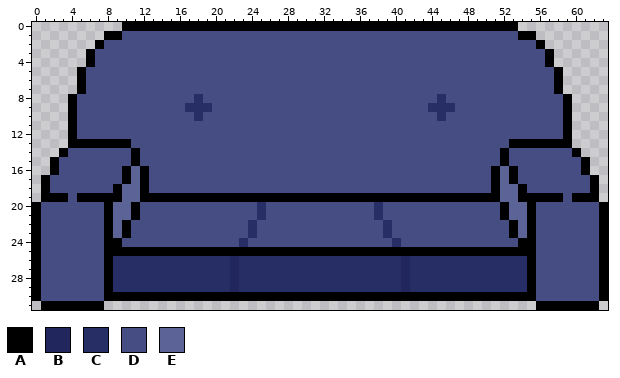
A pixel-art file gets an edit: WIP/Couch.aseprite. This is how it looked before the edit.
64x32 pixels, 1 frame.
Palette (. is transparent): A #000000  B #21275d  C #272e65  D #464d82  E #5c6396
And afterwards:
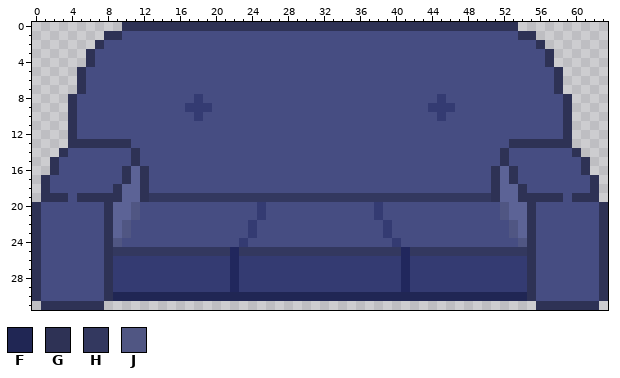
Colours new in this view: F #202654  G #2e3255  H #33385f  J #505683
The exact change:
colour C: #272e65 -> #343b72
Changed rows in their new state; - is a pixel that keeps its letter.
first column x 0:
 0 ----------GGGGGGGGGGGGGGGGGGGGGGGGGGGGGGGGGGGGGGGGGGGG----------
 1 --------GG--------------------------------------------GG--------
 2 -------G------------------------------------------------G-------
 3 ------G--------------------------------------------------G------
 4 ------G--------------------------------------------------G------
 5 -----G----------------------------------------------------G-----
 6 -----G----------------------------------------------------G-----
 7 -----G----------------------------------------------------G-----
 8 ----G------------------------------------------------------G----
 9 ----G------------------------------------------------------G----
10 ----G------------------------------------------------------G----
11 ----G------------------------------------------------------G----
12 ----G------------------------------------------------------G----
13 ----GGGGGGG------------------------------------------GGGGGGG----
14 ---G-------G----------------------------------------G-------G---
15 --G--------G----------------------------------------G--------G--
16 --G-------G-G--------------------------------------G-G-------G--
17 -G--------G-G--------------------------------------G-G--------G-
18 -G-------G--G--------------------------------------G--G-------G-
19 -GGG-GGGGG--GHHHHHHHHHHHHHHHHHHHHHHHHHHHHHHHHHHHHHHG--GGGGG-GGG-
20 G-------G--J----------------------------------------J--G-------G
21 G-------G--J----------------------------------------J--G-------G
22 G-------G-J------------------------------------------J-G-------G
23 G-------G-J------------------------------------------J-G-------G
24 G-------GJ--------------------------------------------JG-------G
25 G-------GHHHHHHHHHHHHHBHHHHHHHHHHHHHHHHHHBHHHHHHHHHHHHHG-------G
26 G-------G----------------------------------------------G-------G
27 G-------G----------------------------------------------G-------G
28 G-------G----------------------------------------------G-------G
29 G-------G----------------------------------------------G-------G
30 G-------GFFFFFFFFFFFFFFFFFFFFFFFFFFFFFFFFFFFFFFFFFFFFFFG-------G
31 -GGGGGGG------------------------------------------------GGGGGGG-
Pixel boxes of the changes (left, top, right, bottom) in both pictures:
changed: (32, 22, 608, 310)
